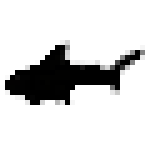
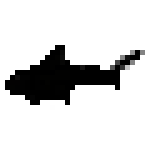
Comparing the layer stacks of the two w=150, h=150 images. Changes:
painted on "images (1).jpg" over (0, 40, 145, 105)
